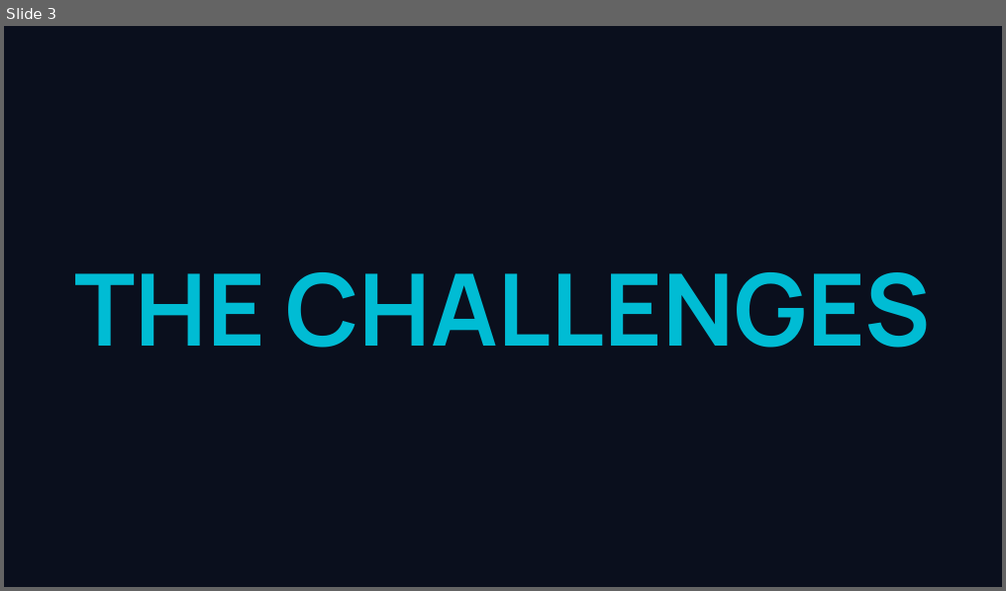
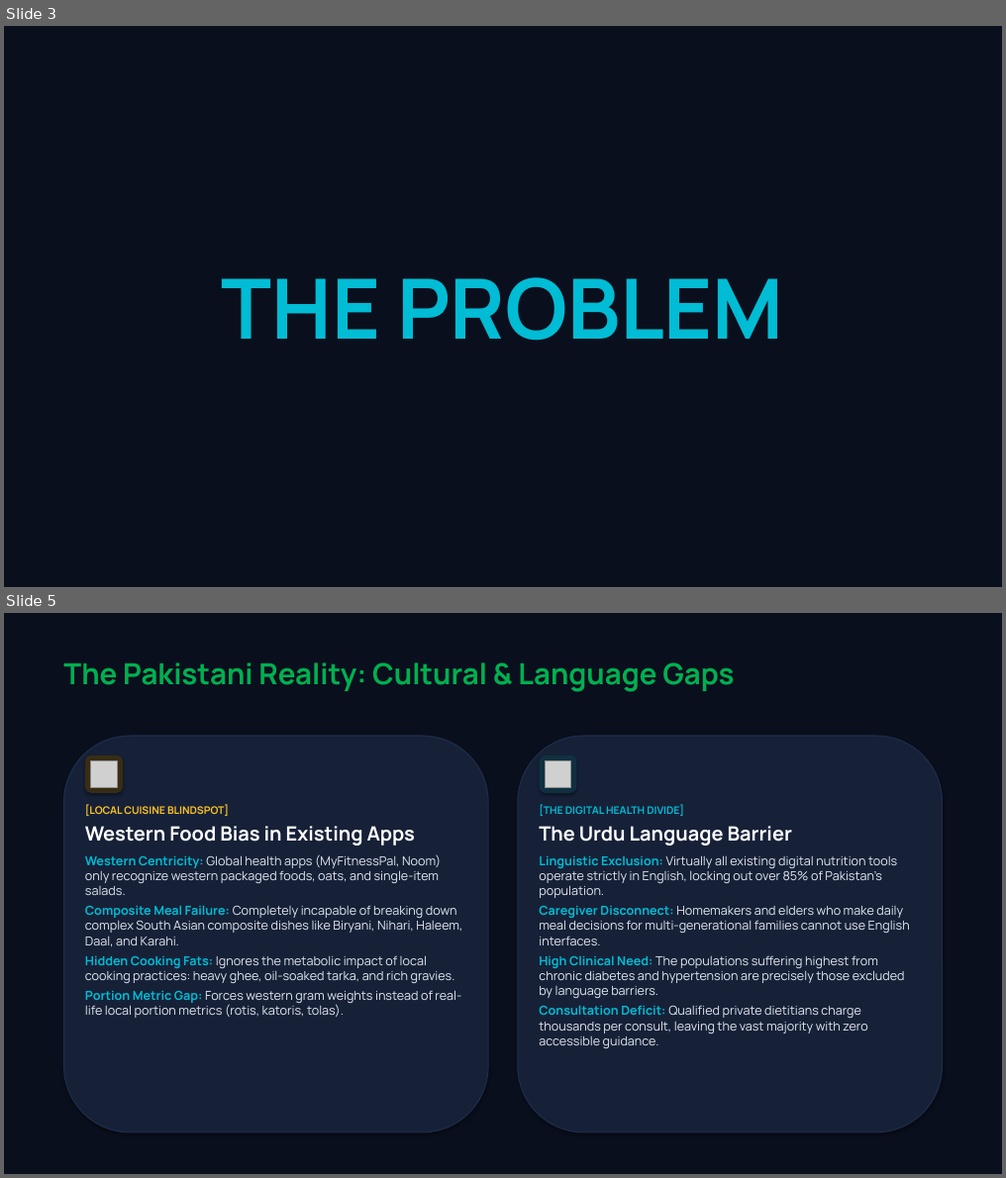
Before and after one commit to m-Affan55/NutriSense, a slide deck: docs/NutriSense_Hackathon_Presentation.pptx. Shown one above the other, each under a label of ours: slide 3 before the commit, slides 3 and 5 after it; the slides between them are not shown. The pictures are 1006x591 and 1006x1178 pixels, drawn with LibreOffice and Linux fonts; fonts in the diff are those of the drawing; grey boxes stand for pictures. Boxes give left, top, right and bottom in pixels: in the first picture for what was removed or moved away, otherwise in the second. Text is boxed around its words. In the diff, an @@ line names an element or a change of style, - is before the commit and + after.

```diff
--- a/docs/NutriSense_Hackathon_Presentation.pptx
+++ b/docs/NutriSense_Hackathon_Presentation.pptx
@@ slide 5 added at [4, 613, 1002, 1174], background #FFFFFF @@
@@ rectangle added at [4, 613, 1002, 1174], fill #0A0F1D @@
@@ text added at [63, 663, 734, 692], 28 pt, text #00B050, bold @@
+The Pakistani Reality: Cultural & Language Gaps
@@ rounded rectangle added at [63, 736, 488, 1133], fill #162138, outline #1E2D4B 1 pt @@
@@ rounded rectangle added at [85, 756, 122, 792], fill #382C14 @@
@@ rounded rectangle added at [518, 736, 943, 1133], fill #162138, outline #1E2D4B 1 pt @@
@@ rounded rectangle added at [540, 756, 576, 792], fill #103040 @@
@@ picture added at [91, 761, 117, 787] @@
@@ picture added at [545, 761, 570, 787] @@
@@ text added at [85, 805, 462, 1018], 12 pt, text #E2E8F0 @@
+[LOCAL CUISINE BLINDSPOT]
+Western Food Bias in Existing Apps
+Western Centricity: Global health apps (MyFitnessPal, Noom) only recognize western packaged foods, oats, and single-item salads.
+Composite Meal Failure: Completely incapable of breaking down complex South Asian composite dishes like Biryani, Nihari, Haleem, Daal, and Karahi.
+Hidden Cooking Fats: Ignores the metabolic impact of local cooking practices: heavy ghee, oil-soaked tarka, and rich gravies.
+Portion Metric Gap: Forces western gram weights instead of real-life local portion metrics (rotis, katoris, tolas).
@@ text added at [539, 805, 910, 1049], 12 pt, text #E2E8F0 @@
+[THE DIGITAL HEALTH DIVIDE]
+The Urdu Language Barrier
+Linguistic Exclusion: Virtually all existing digital nutrition tools operate strictly in English, locking out over 85% of Pakistan's population.
+Caregiver Disconnect: Homemakers and elders who make daily meal decisions for multi-generational families cannot use English interfaces.
+High Clinical Need: The populations suffering highest from chronic diabetes and hypertension are precisely those excluded by language barriers.
+Consultation Deficit: Qualified private dietitians charge thousands per consult, leaving the vast majority with zero accessible guidance.
@@ slide 3 changed as well @@
@@ text at [222, 277, 784, 341]: text changed; size 96 to 80 pt @@
-THE CHALLENGES
+THE PROBLEM
```
Also in this commit, not shown: 4 other slides changed, 18 other slides added, 11 slides removed, 6 other files.
